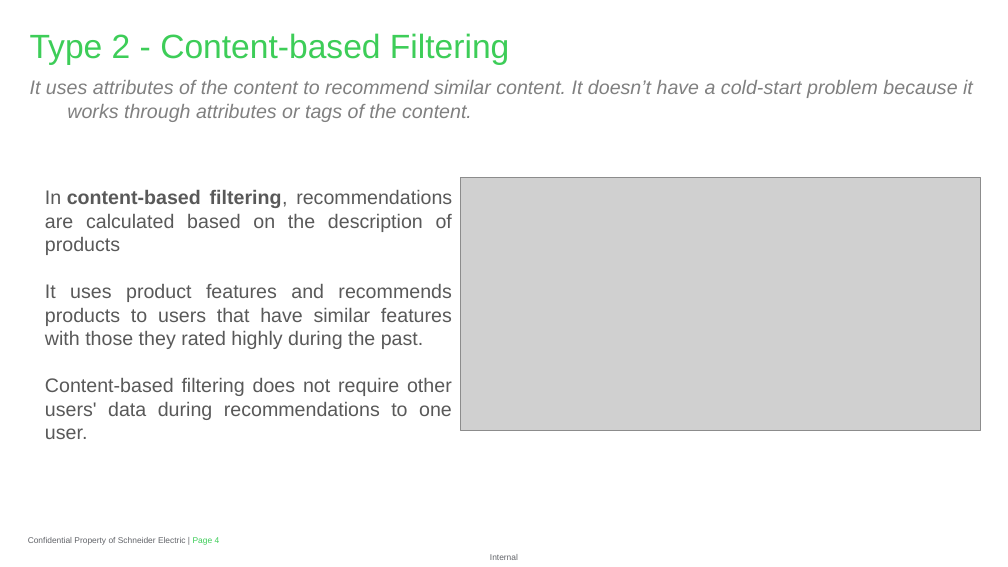
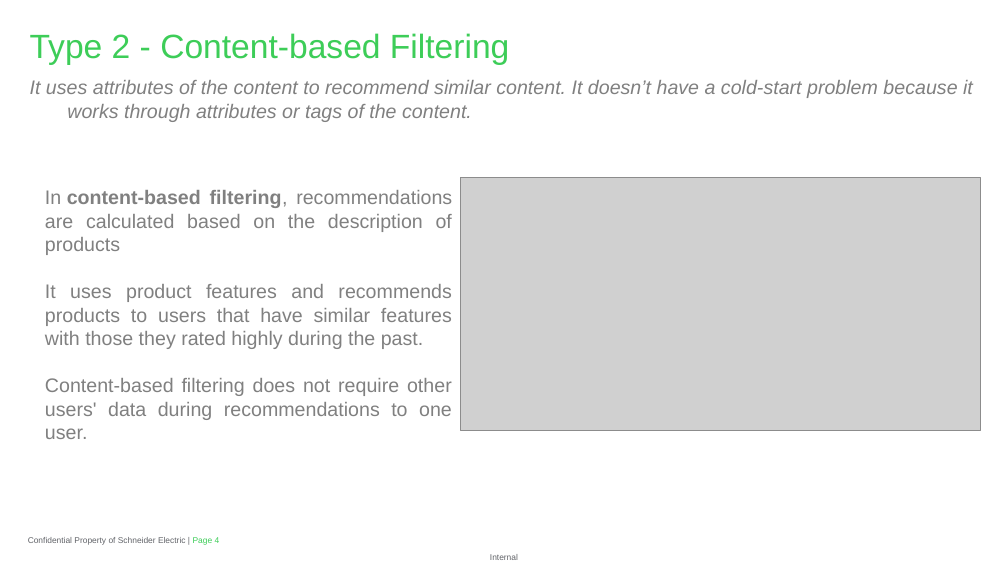
Before and after one commit to ghoshark/Recommender-API-AWS-Personalize, a slide deck: slide 4 of Recommender API with Amazon Personalize.pptx. Drawn at 1008x567 pixels with LibreOffice and Linux fonts; fonts in the diff are those of the drawing; grey boxes stand for pictures; background and template pictures are left out. Boxes give left, top, right and bottom in pixels: in the first picture for what was removed or moved away, otherwise in the second. Text is boxed around its words. In the diff, an @@ line names an element or a change of style, - is before the commit and + after.

```diff
--- a/Recommender API with Amazon Personalize.pptx
+++ b/Recommender API with Amazon Personalize.pptx
@@ text "In content-based filtering, recommendations are ..." at [45,190,452,439]: text colour #595959 to #808080 @@
```
Also in this commit, not shown: 5 other slides changed.
